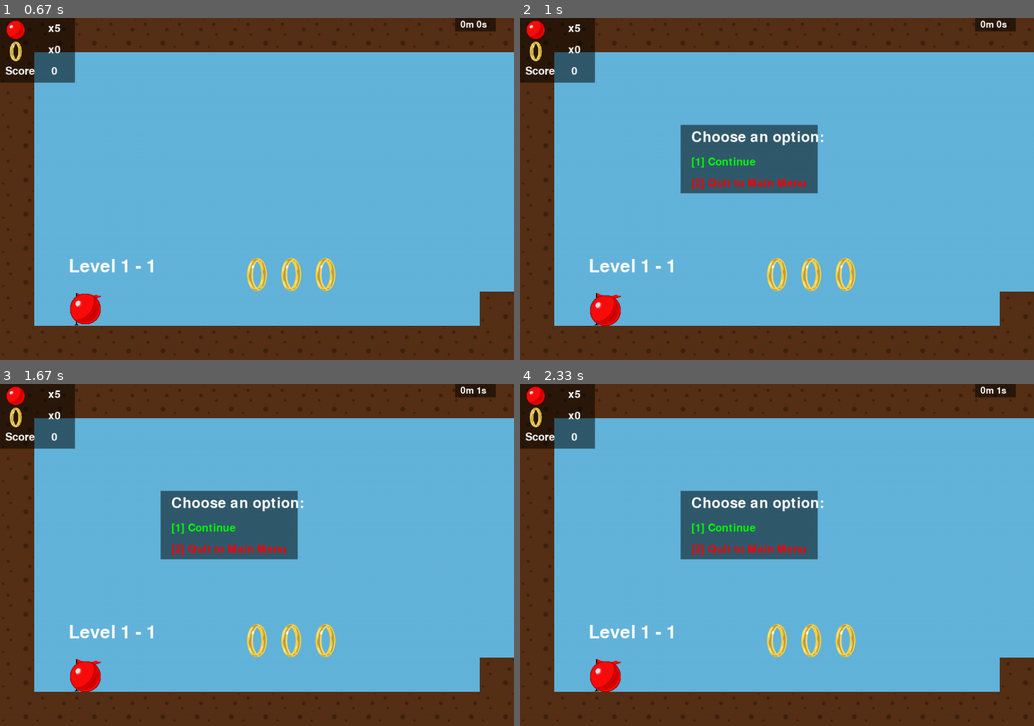
Above: before the commit, frames 1-4 (two rows, left to right).
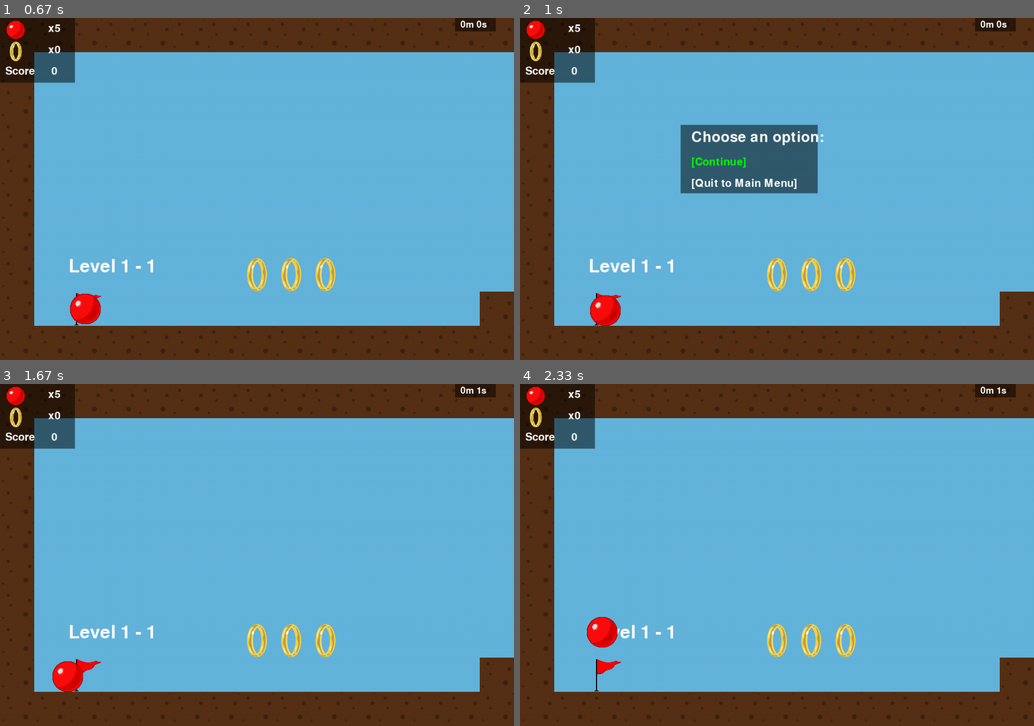
Above: after the commit, the same moments.

Repository: elohejereme14/FinalsWonderballPygame
Game: pygame game, started from main.py
Two runs of this game, one before a commit and one after it. Both use one fixed random seed, a clock stepped at 60 frames per second and the inputs below.
Inputs:
- Up to frame 1 (0.67 s): tap Enter at 0.33 s
- Up to frame 2 (1 s): hold P from 0.67 s (still down); hold D from 0.67 s (still down)
- Up to frame 3 (1.67 s): release P at 1.13 s; release D at 1.13 s; tap Enter at 1.17 s; hold A from 1.5 s (still down)
- Up to frame 4 (2.33 s): release A at 1.97 s; hold D from 2 s (still down); tap Space at 2.07 s

Frame 1 is identical in both runs. In frame 2, 0.6% of the frame differs, in the area x 33-56%, y 40-50%; in frame 3, 6.1%; in frame 4, 6.2%, in the area x 13-59%, y 31-90%.

Commit message:
Fixing Pause UI

Diff:
--- a/State_Level.py
+++ b/State_Level.py
@@ -141,8 +141,13 @@
         if self.showChoices:
             self.AddDrawUISprite("Black", Vector2(300, 200), 0, Vector2(4, 2))  # Background for choices
             self.AddDrawUIFont("Choose an option:", Vector2(320, 210), MYCOLOR.WHITE, 40)
-            self.AddDrawUIFont("[1] Continue", Vector2(320, 260), MYCOLOR.GREEN, 30)
-            self.AddDrawUIFont("[2] Quit to Main Menu", Vector2(320, 300), MYCOLOR.RED, 30)
+
+            # Highlight selection
+            color_continue = MYCOLOR.GREEN if self.selectedChoice == 0 else MYCOLOR.WHITE
+            color_quit = MYCOLOR.RED if self.selectedChoice == 1 else MYCOLOR.WHITE
+
+            self.AddDrawUIFont("[Continue]", Vector2(320, 260), color_continue, 30)
+            self.AddDrawUIFont("[Quit to Main Menu]", Vector2(320, 300), color_quit, 30)
 
     def __handleCollision(self):
         player_collider = self.player.colliderData()
@@ -260,19 +265,23 @@
                     if not self.isPaused:
                         self.isPaused = True
                         self.showChoices = True
+                        self.selectedChoice = 0  # Reset to first option
                     else:
                         self.isPaused = False
                         self.showChoices = False
 
                 if self.showChoices:
-                    if env.key == pygame.K_1:  # Continue
-                        self.isPaused = False
-                        self.showChoices = False
-                    elif env.key == pygame.K_2:  # Quit to Main Menu
-                        self.__MainMenu()
-                        self.__ResetStats()
-                        self.isPaused = False
-                        self.showChoices = False
+                    if env.key == pygame.K_DOWN:
+                        self.selectedChoice = (self.selectedChoice + 1) % 2  # Toggle between 0 and 1
+                    elif env.key == pygame.K_UP:
+                        self.selectedChoice = (self.selectedChoice - 1) % 2  # Toggle between 1 and 0
+                    elif env.key == pygame.K_RETURN:  # Select the current choice
+                        if self.selectedChoice == 0:  # Continue
+                            self.isPaused = False
+                            self.showChoices = False
+                        elif self.selectedChoice == 1:  # Quit to Main Menu
+                            self.__MainMenu()
+                            self.__ResetStats()
 
         # Repeated call
         if not self.isPaused:
